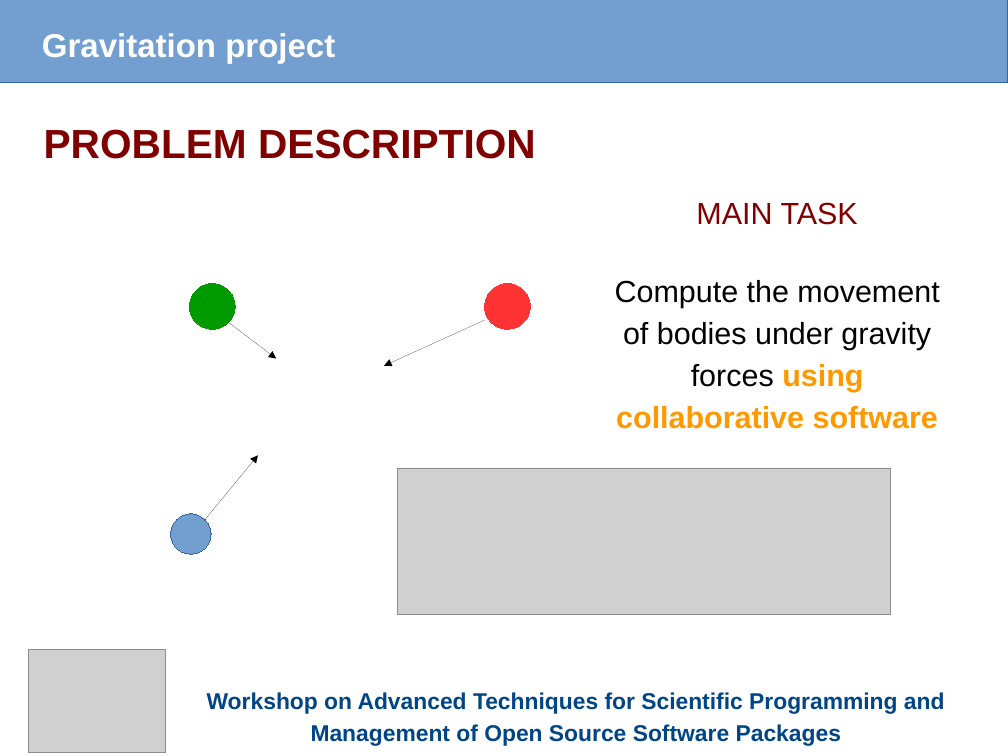
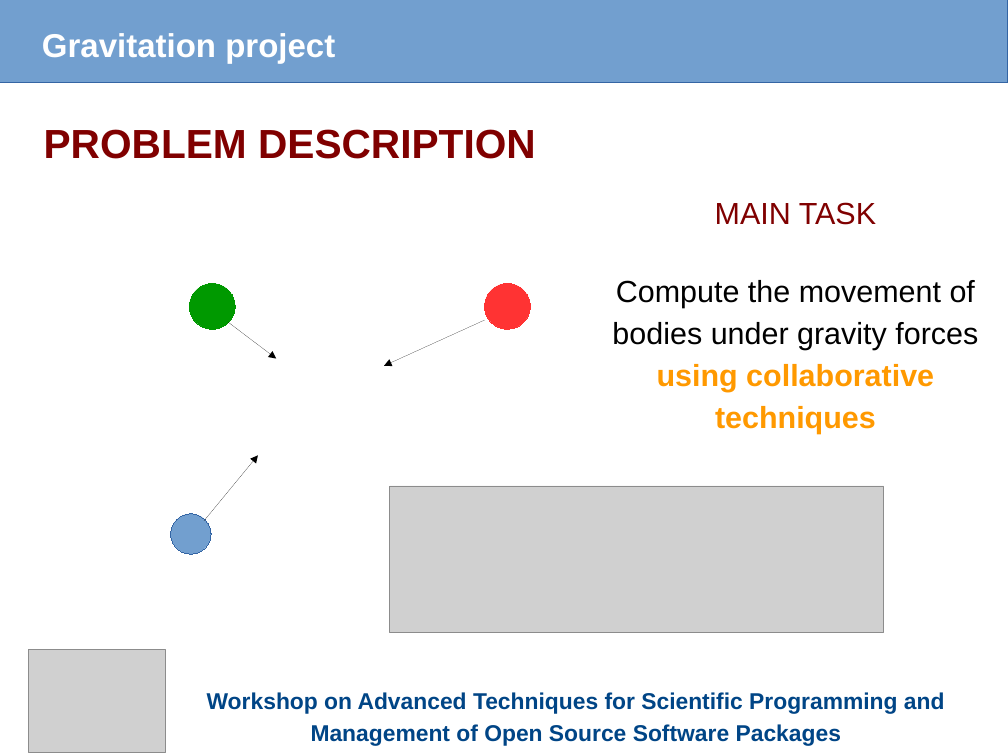
Before and after one commit to fnbellomo/GProject, a slide deck: slide 3 of Slides/Gravitation.odp. Drawn at 1008x756 pixels with LibreOffice and Linux fonts; fonts in the diff are those of the drawing; grey boxes stand for pictures. Boxes give left, top, right and bottom in pixels: in the first picture for what was removed or moved away, otherwise in the second. Text is boxed around its words. In the diff, an @@ line names an element or a change of style, - is before the commit and + after.

```diff
--- a/Slides/Gravitation.odp
+++ b/Slides/Gravitation.odp
@@ text at (612, 280, 978, 434): text changed @@
-Compute the movement of bodies under gravity forces using collaborative software
+Compute the movement of bodies under gravity forces using collaborative techniques
@@ picture: place and size @@
-picture at (397, 468, 891, 615)
+picture at (390, 486, 884, 632)
```
Also in this commit, not shown: 1 other slide changed, 6 slides added, 1 slide removed, 1 other file.
